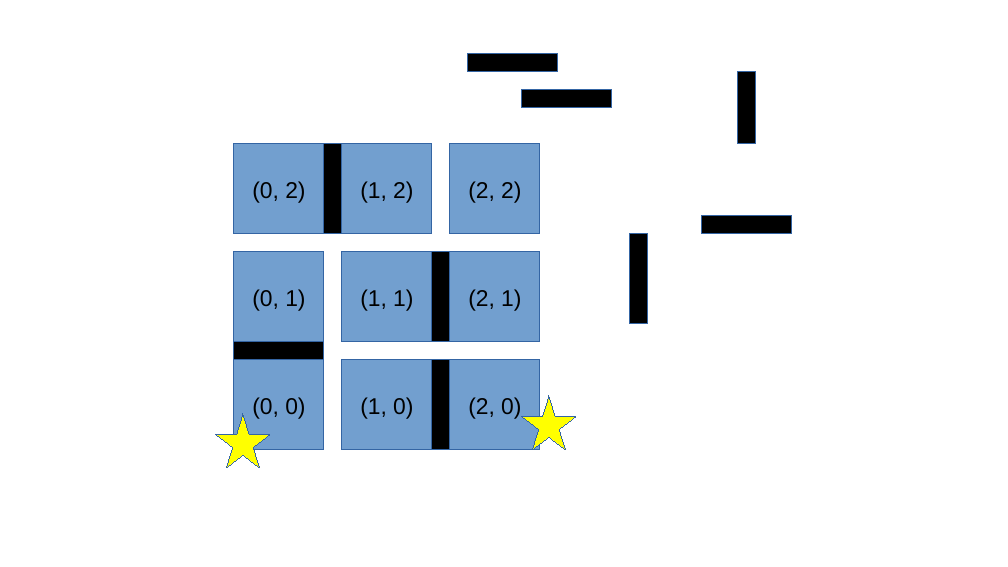
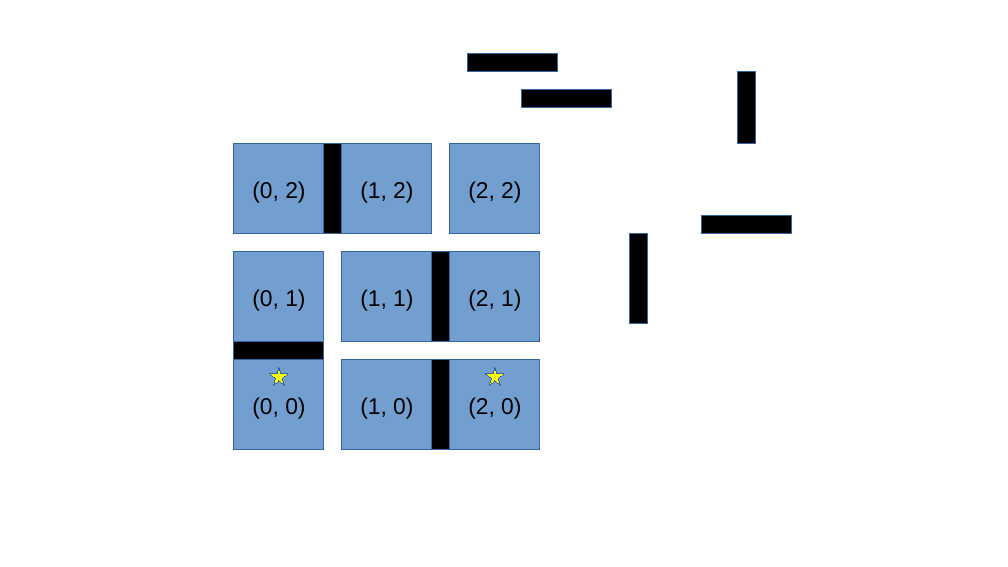
Before and after one commit to joshuamhtsang/mini_essays, a slide deck: slide 1 of 2024-12-19_fujiq-maze-solver/maze_schematic.odp. Drawn at 1008x567 pixels with LibreOffice and Linux fonts; fonts in the diff are those of the drawing. Boxes give left, top, right and bottom in pixels: in the first picture for what was removed or moved away, otherwise in the second. Text is boxed around its words. In the diff, an @@ line names an element or a change of style, - is before the commit and + after.

```diff
--- a/2024-12-19_fujiq-maze-solver/maze_schematic.odp
+++ b/2024-12-19_fujiq-maze-solver/maze_schematic.odp
@@ star: place and size @@
-star at bbox=[522, 396, 576, 450]
+star at bbox=[270, 368, 288, 386]
@@ star: place and size @@
-star at bbox=[216, 414, 270, 468]
+star at bbox=[486, 368, 504, 386]
```
Also in this commit, not shown: 3 other files.
